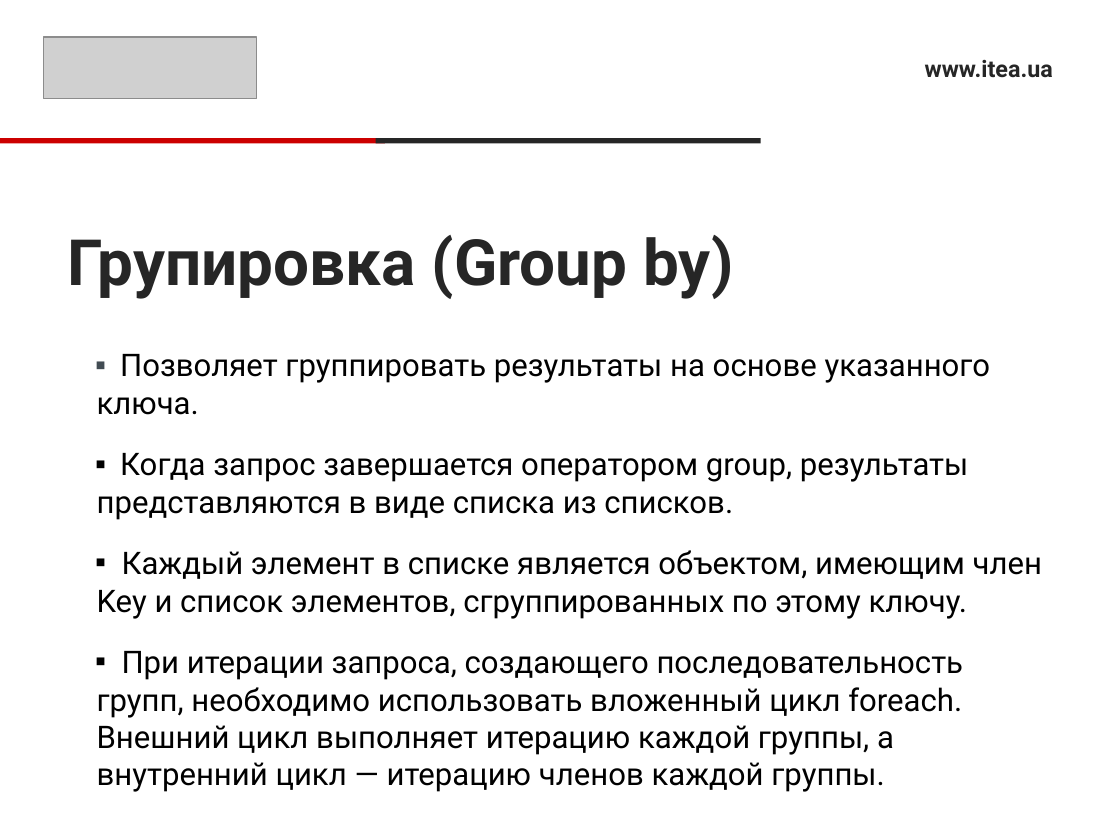
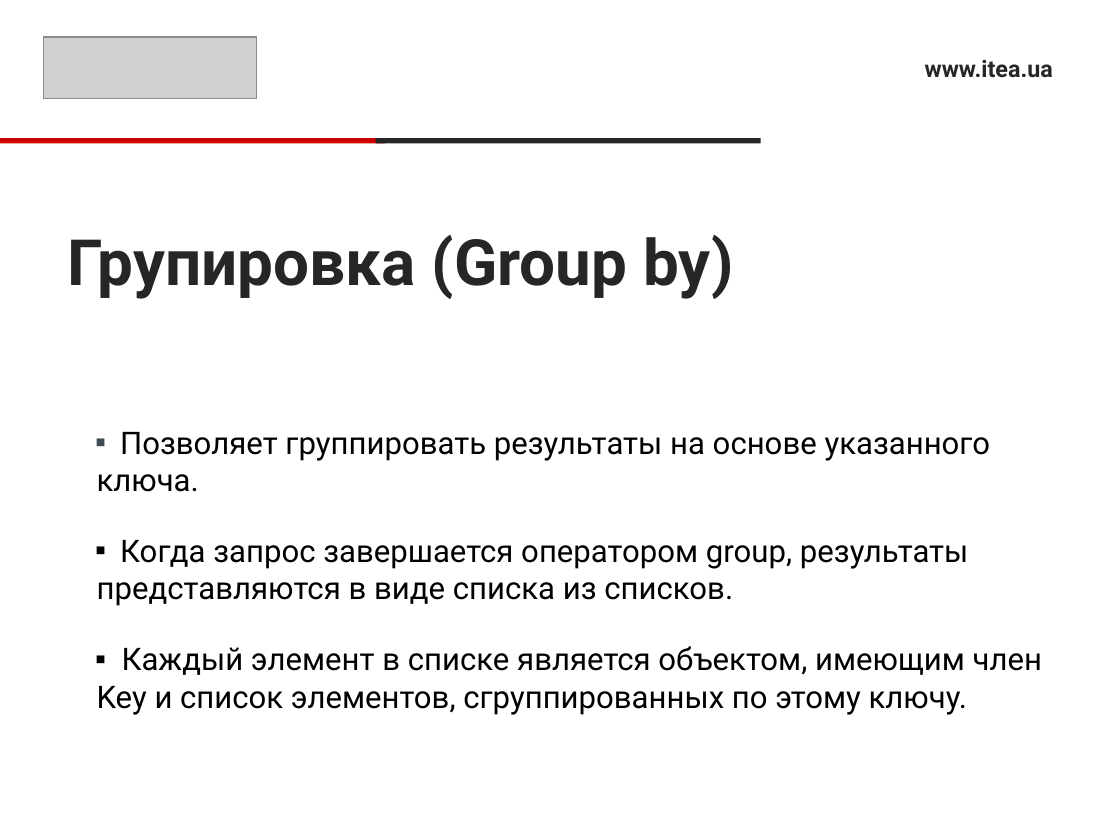
Before and after one commit to Ryabik/CSharpProfessional, a slide deck: slide 9 of 5.LINQ/LINQ.pptx. Drawn at 1120x840 pixels with LibreOffice and Linux fonts; fonts in the diff are those of the drawing; grey boxes stand for pictures. Boxes give left, top, right and bottom in pixels: in the first picture for what was removed or moved away, otherwise in the second. Text is boxed around its words. In the diff, an @@ line names an element or a change of style, - is before the commit and + after.

```diff
--- a/5.LINQ/LINQ.pptx
+++ b/5.LINQ/LINQ.pptx
@@ text "Позволяет группировать результаты на основе ..." at box(97, 432, 1042, 715): more space between paragraphs @@
@@ text at box(97, 651, 964, 792): paragraph removed @@
-▪ При итерации запроса, создающего последовательность групп, необходимо использовать вложенный цикл foreach. Внешний цикл выполняет итерацию каждой группы, а внутренний цикл — итерацию членов каждой группы.
```
Also in this commit, not shown: 1 slide added, 12 other files.
